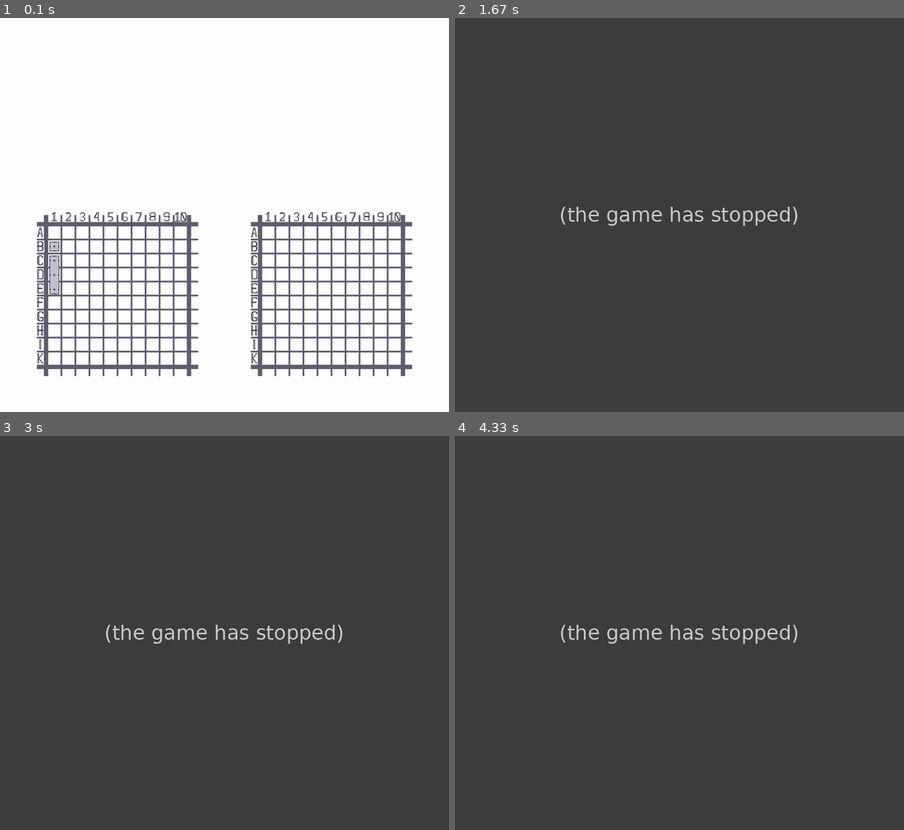
Above: before the commit, frames 1-4 (two rows, left to right).
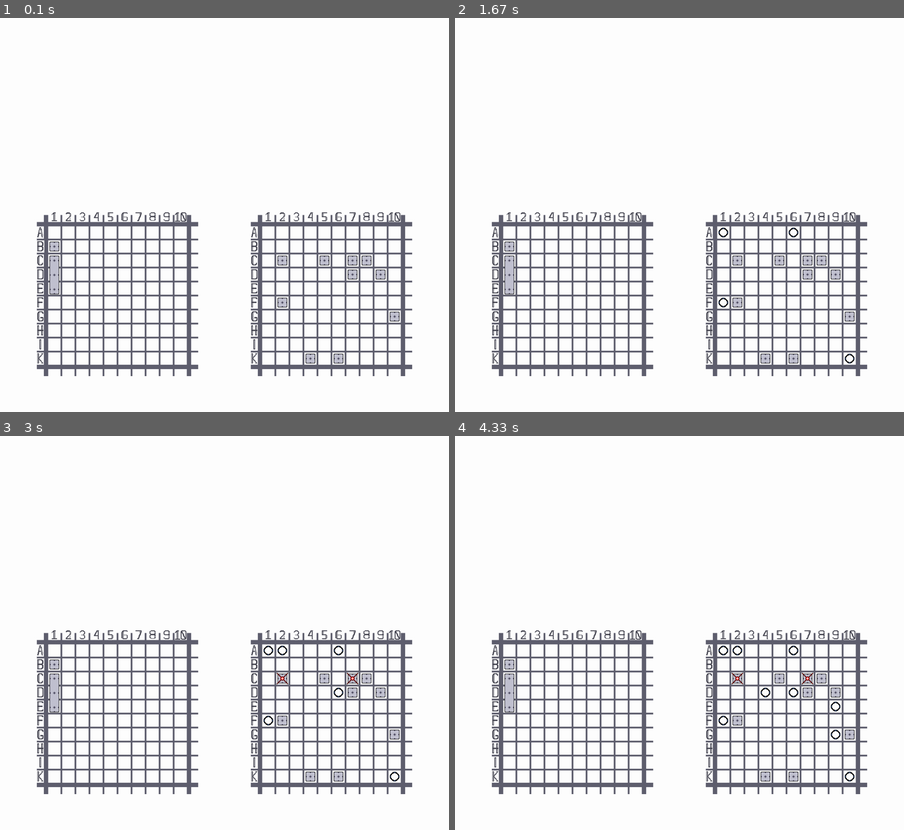
Above: after the commit, the same moments.

Repository: Alan-Bobrov/Battleship-with-pygame
Game: pygame game, started from game.py
Two runs of this game, one before a commit and one after it. Both use one fixed random seed, a clock stepped at 60 frames per second and the inputs below.
Inputs (mouse positions are in pixels of both pictures, inside the frame that each line leads up to):
- Up to frame 1 (0.1 s): no input
- Up to frame 2 (1.67 s): click (724, 234) at 0.38 s; click (724, 301) at 0.72 s; click (796, 234) at 1.05 s; click (845, 352) at 1.38 s
- Up to frame 3 (3 s): click (282, 680) at 1.72 s; click (282, 652) at 2.05 s; click (341, 696) at 2.38 s; click (354, 680) at 2.72 s
- Up to frame 4 (4.33 s): click (836, 735) at 3.05 s; click (764, 692) at 3.38 s; click (836, 711) at 3.72 s

The runs differ from the first frame. In frame 1, 0.6% of the frame differs, in the area x 61-89%, y 60-88%; in frame 2, 100%, in the area x 0-100%, y 0-100%; in frame 3, 100%; in frame 4, 100%.
Error before the commit: NameError: name 'fire_pg' is not defined (game.py line 47); the game stopped at 0.38 s (later frames are placeholders)

Commit message:
Update game.py

Diff:
--- a/game.py
+++ b/game.py
@@ -4,17 +4,24 @@
 
 pg.init()
 
-x_coords = []
-y_coords = []
+#x_coords = []
+#y_coords = []
 # our field: - 366
 # enemy field: + 122
 
+player_field = Field(110, 476)
+bot_field = Field(598, 476)
 
-for i in range(10):
-    first_num = 476 + 32 * i
-    second_num = first_num + 28
-    y_coords.append((first_num, second_num))
-    x_coords.append((first_num - 366, second_num - 366))
+# цикл под этим коментом отвечает за стартовые корабли бота, можешь его убрать, он так работает временно
+for _ in range(10):
+    bot_field.bot_play()
+
+# пока что это не нужно, но я это не удалил, мб в будующем пригодится
+#for i in range(10):
+#    first_num = 476 + 32 * i
+#    second_num = first_num + 28
+#    y_coords.append((first_num, second_num))
+#    x_coords.append((first_num - 366, second_num - 366))
 
 screen = pg.display.set_mode((1024, 900))
 screen.fill((255, 255, 255))
@@ -25,7 +32,7 @@
 ShipEndImg = pg.image.load("images/ShipEnd.png")
 
 
-
+# чтобы по этим кораблям стрелять нужно их расставить по другому, а мне это делать лень
 screen.blit(FieldImg, (0, 0))
 # screen.blit(SkipImg, (142, 476))
 # screen.blit(HitImg, (110, 476))
@@ -38,12 +45,17 @@
 
 is_game = True
 while is_game:
+    player_field.pr_all(screen)
+    bot_field.pr_all(screen, print_ships=True)
     for event in pg.event.get():
         if event.type == pg.QUIT:
             is_game = False
 
         elif event.type == pg.MOUSEBUTTONDOWN:
             x, y = pg.mouse.get_pos() # 467, 560
-            fire_pg(screen, x, y, x_coords, y_coords, SkipImg)
+            bot_field.fire_pg(x, y)
+            #это чтобы стрелять по боту, можешь изменить bot_field на player_field, чтобы стрелять по игроку
 
     pg.display.flip()
+
+# если хочешь узнать где я работал, заиди в классы и посмотри что я сделал с классами
